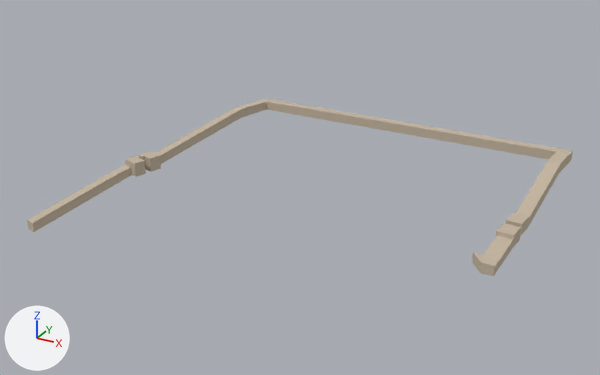
The glTF model assets/items/nh759wf7557/Bubastieion.glb: old version first, new version second.
Rendered twice from a 50 mm lens placed at (401.0, -660.0, 252.0), pointed at (108.0, -127.0, -14.0). The axes (+X, +Y, +Z) are drawn at lower left. The lights are the same throughout.

The first picture shows 'Mesh1 Model', 'Mesh2 Model', 'Mesh3 Model'.
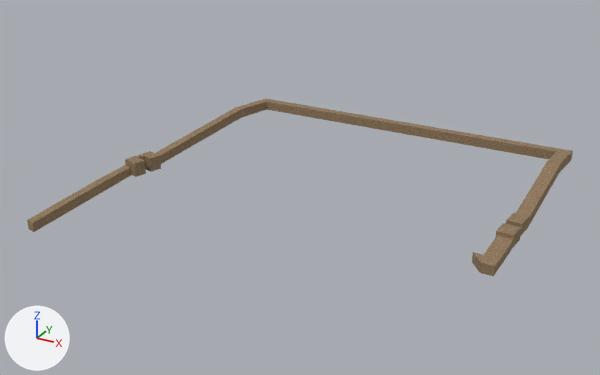
Edits to the bpy script that builds the scene:
```text
Add img_mudbrick4:
    img_mudbrick4 = load_image('Mudbrick4', '_unpacked/Mudbrick4', 492, 299, 'sRGB')
Change mat_mudbrick4:
    remove mat_mudbrick4.base_color = (0.553, 0.463, 0.353)  # beige #c4b5a0
    add mat_mudbrick4.texture = img_mudbrick4
```

What differs and where, as boxes (x1, y1, x2, y2) in the pictures (600 x 375 px):
'Mesh1 Model', surface changed (beige to brown)
    both: (138, 99, 573, 236)
'Mesh3 Model', surface changed (beige to brown)
    both: (27, 156, 146, 232)
'Mesh2 Model', surface changed (beige to brown)
    both: (472, 223, 521, 276)
